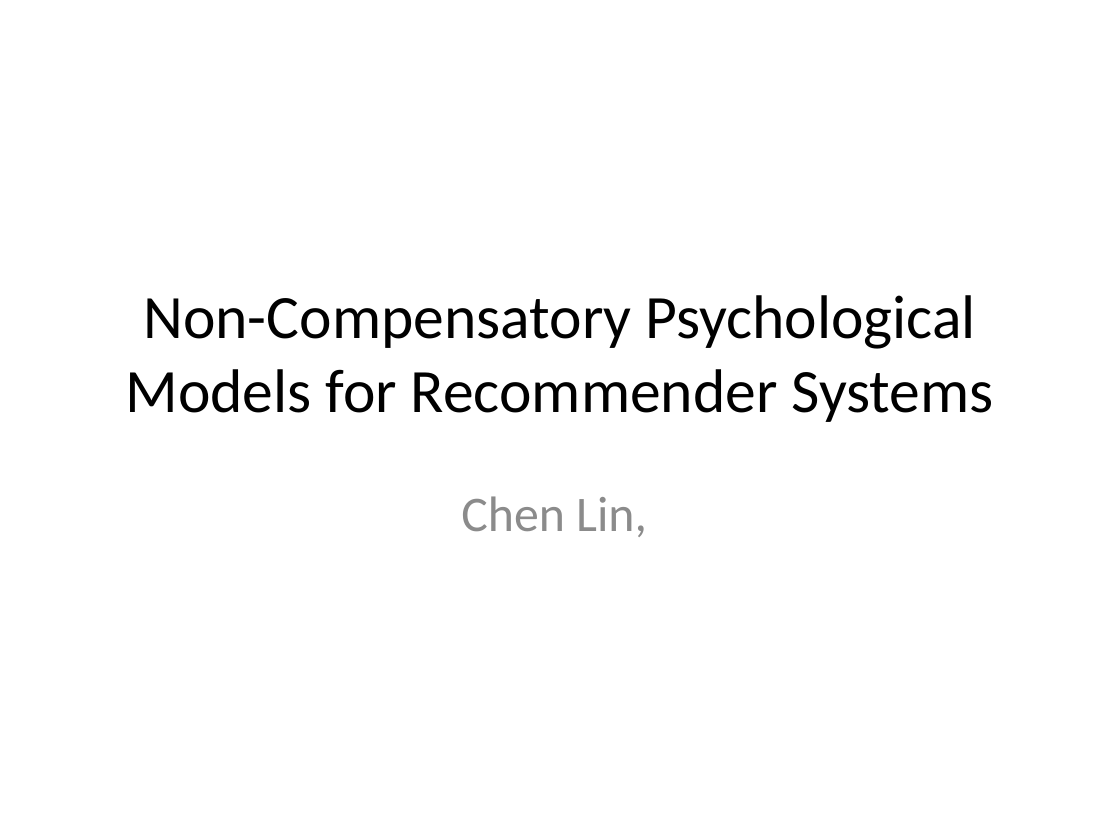
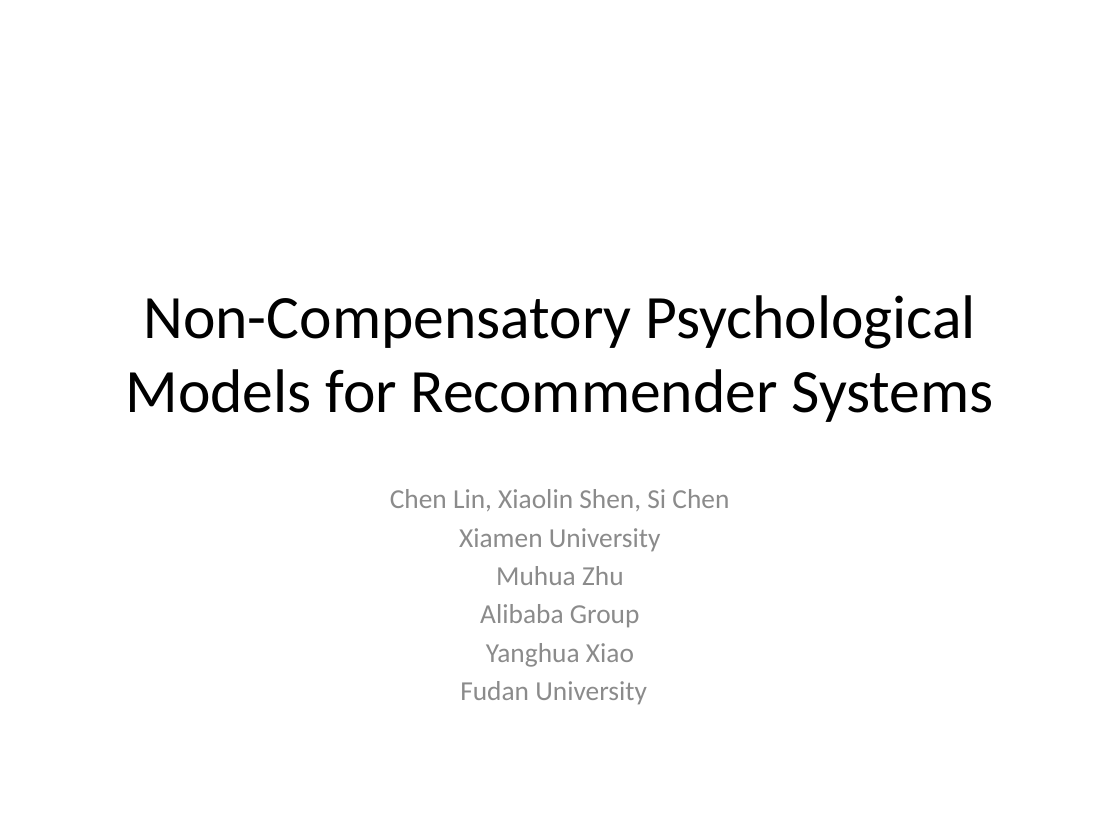
Before and after one commit to cheyennelin/0Psychological, a slide deck: slide 1 of Non-Compensatory Psychological Models for Recommender Systems.pptx. Drawn at 1120x840 pixels with LibreOffice and Linux fonts; fonts in the diff are those of the drawing. Boxes give left, top, right and bottom in pixels: in the first picture for what was removed or moved away, otherwise in the second. Text is boxed around its words. In the diff, an @@ line names an element or a change of style, - is before the commit and + after.

```diff
--- a/Non-Compensatory Psychological Models for Recommender Systems.pptx
+++ b/Non-Compensatory Psychological Models for Recommender Systems.pptx
@@ subtitle at (x1=390, y1=489, x2=729, y2=705): text changed; size 32 to 17.6 pt @@
-Chen Lin,
+Chen Lin, Xiaolin Shen, Si Chen
+Xiamen University
+Muhua Zhu
+Alibaba Group
+Yanghua Xiao
+Fudan University
```
Also in this commit, not shown: 8 slides added, 3 other files.
